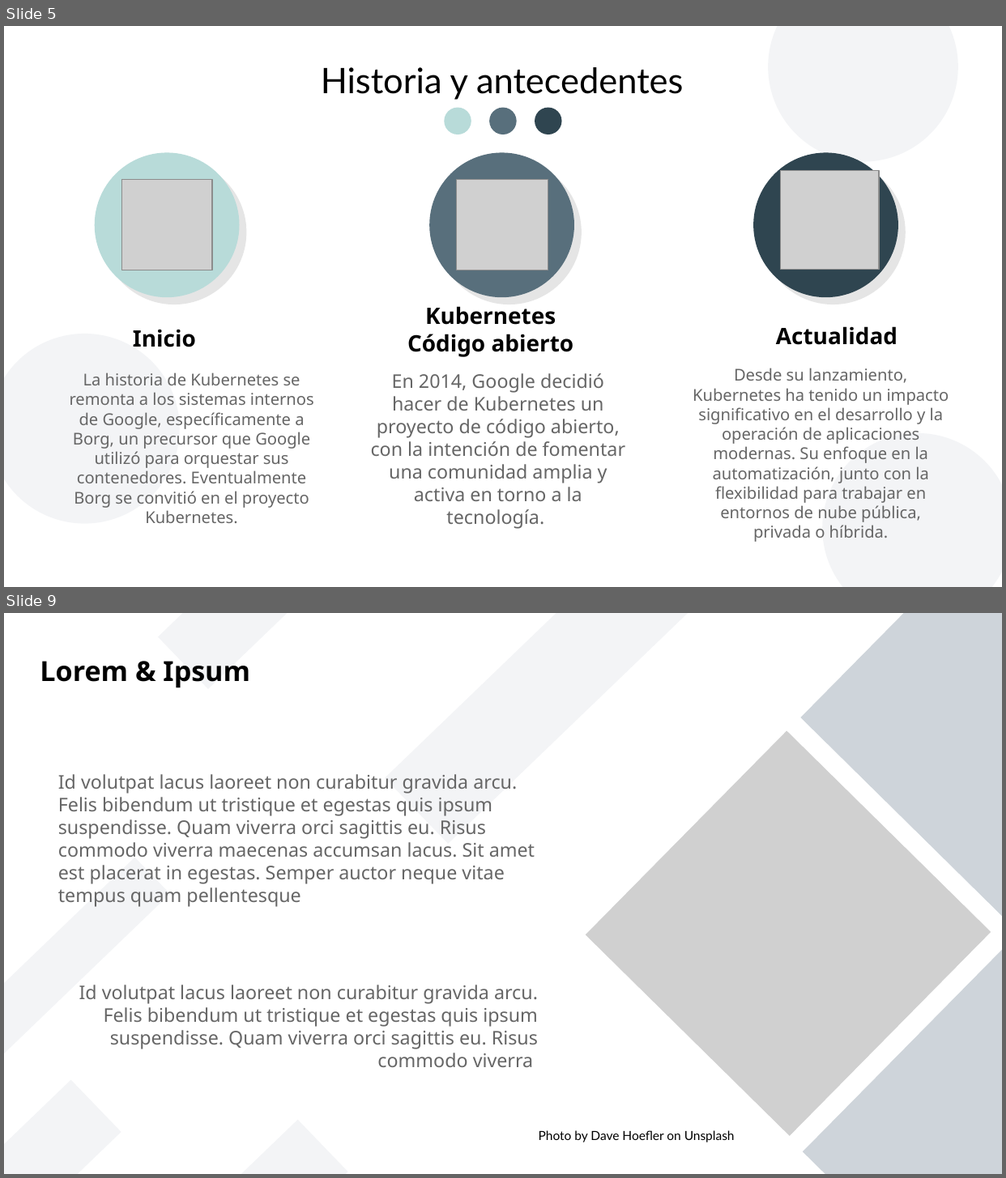
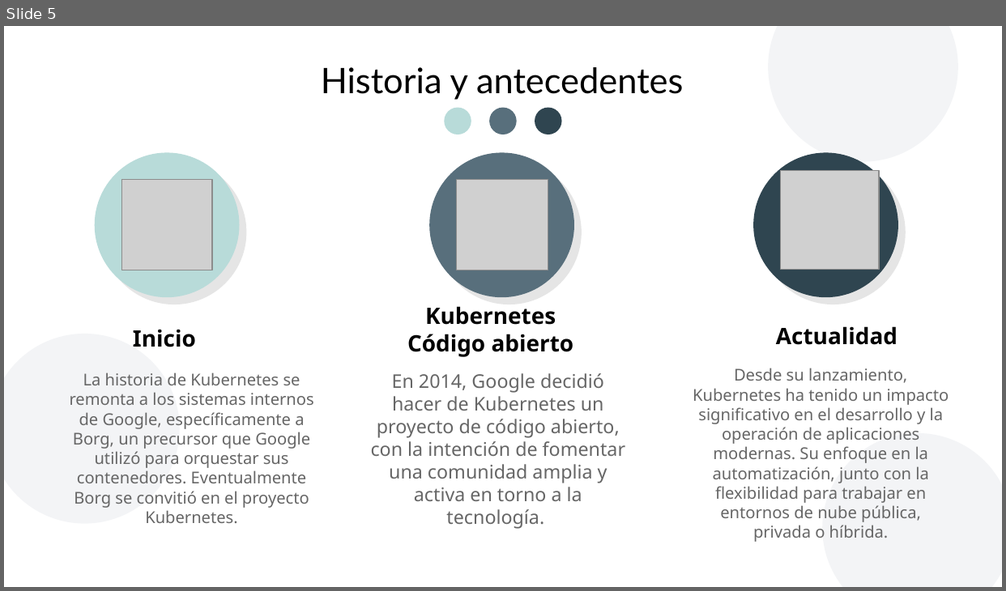
Before and after one commit to ubecerrilv/8semestre, a slide deck: Tecnologias_I/Kubernetes.odp. Shown one above the other, each under a label of ours: slides 5 and 9 before the commit, slide 5 after it; the slides between them are not shown. The pictures are 1006x1178 and 1006x591 pixels, drawn with LibreOffice and Linux fonts; fonts in the diff are those of the drawing; grey boxes stand for pictures; background and template pictures are left out. Boxes give left, top, right and bottom in pixels: in the first picture for what was removed or moved away, otherwise in the second. Text is boxed around its words. In the diff, an @@ line names an element or a change of style, - is before the commit and + after.

```diff
--- a/Tecnologias_I/Kubernetes.odp
+++ b/Tecnologias_I/Kubernetes.odp
@@ slide 9 removed at [4,613,1002,1174], background #FFFFFF @@
@@ rectangle removed at [158,613,393,689] @@
@@ rectangle removed at [385,613,695,844] @@
@@ rectangle removed at [801,613,1002,920] @@
@@ text removed at [40,661,250,688] @@
-Lorem & Ipsum
@@ picture removed at [586,730,991,1136] @@
@@ text removed at [58,774,535,907] @@
-Id volutpat lacus laoreet non curabitur gravida arcu. Felis bibendum ut tristique et egestas quis ipsum suspendisse. Quam viverra orci sagittis eu. Risus commodo viverra maecenas accumsan lacus. Sit amet est placerat in egestas. Semper auctor neque vitae tempus quam pellentesque
@@ rectangle removed at [4,858,169,1071] @@
@@ rectangle removed at [803,948,1002,1174] @@
@@ text removed at [79,985,538,1067] @@
-Id volutpat lacus laoreet non curabitur gravida arcu. Felis bibendum ut tristique et egestas quis ipsum suspendisse. Quam viverra orci sagittis eu. Risus commodo viverra
@@ rectangle removed at [4,1080,121,1174] @@
@@ rectangle removed at [113,1120,348,1174] @@
@@ text removed at [539,1131,735,1143] @@
-Photo by Dave Hoefler on Unsplash
```
Also in this commit, not shown: 1 slide changed, 4 slides added, 2 other slides removed, 1 other file.
